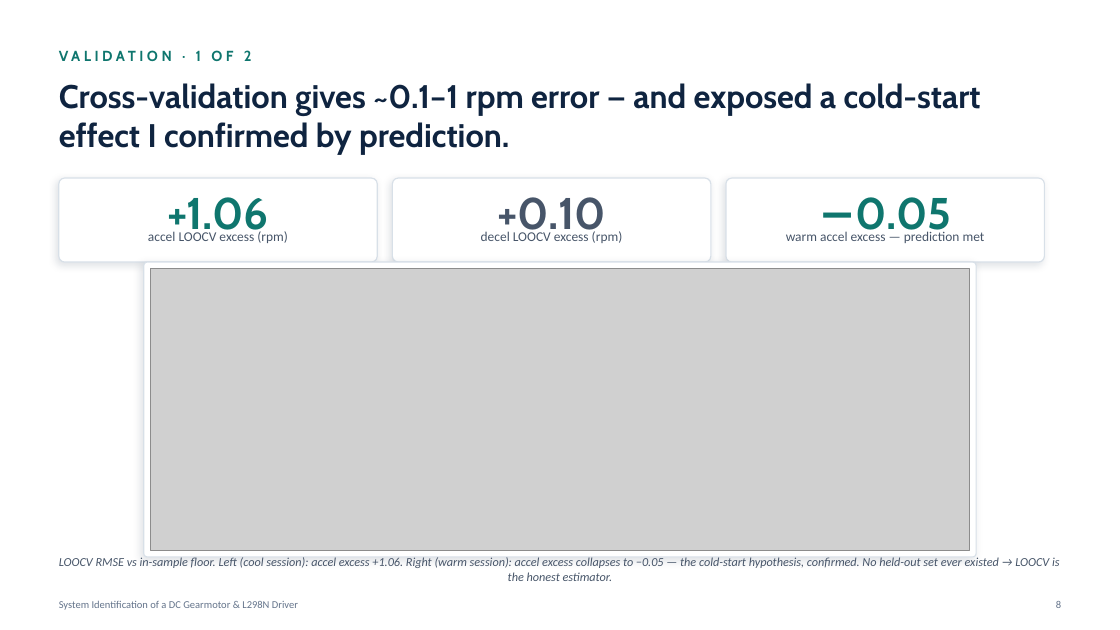
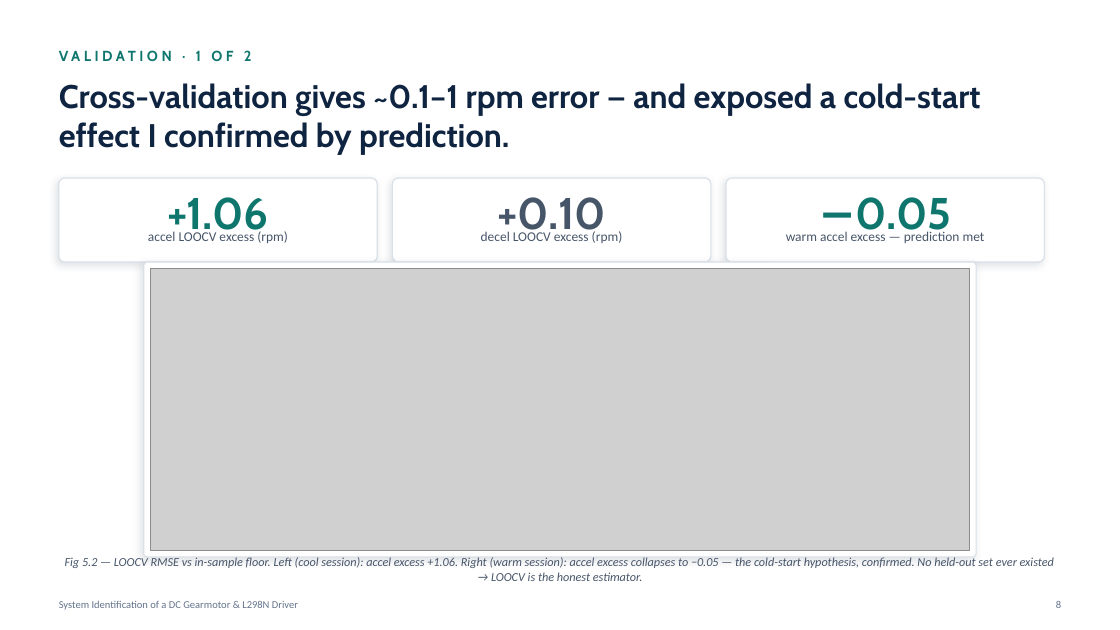
Before and after one commit to Piyushiitk24/System_Identification_DC_Motor, a slide deck: slide 8 of slides/cascade_review.pptx. Drawn at 1120x630 pixels with LibreOffice and Linux fonts; fonts in the diff are those of the drawing; grey boxes stand for pictures. Boxes give left, top, right and bottom in pixels: in the first picture for what was removed or moved away, otherwise in the second. Text is boxed around its words. In the diff, an @@ line names an element or a change of style, - is before the commit and + after.

```diff
--- a/slides/cascade_review.pptx
+++ b/slides/cascade_review.pptx
@@ text at (65, 557, 1054, 581): text changed @@
-LOOCV RMSE vs in-sample floor. Left (cool session): accel excess +1.06. Right (warm session): accel excess collapses to −0.05 — the cold-start hypothesis, confirmed. No held-out set ever existed → LOOCV is the honest estimator.
+Fig 5.2 — LOOCV RMSE vs in-sample floor. Left (cool session): accel excess +1.06. Right (warm session): accel excess collapses to −0.05 — the cold-start hypothesis, confirmed. No held-out set ever existed → LOOCV is the honest estimator.
```
Also in this commit, not shown: 4 other slides changed, 18 other files.
